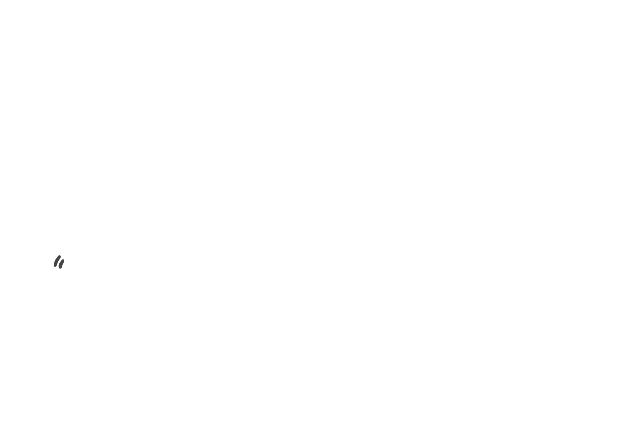
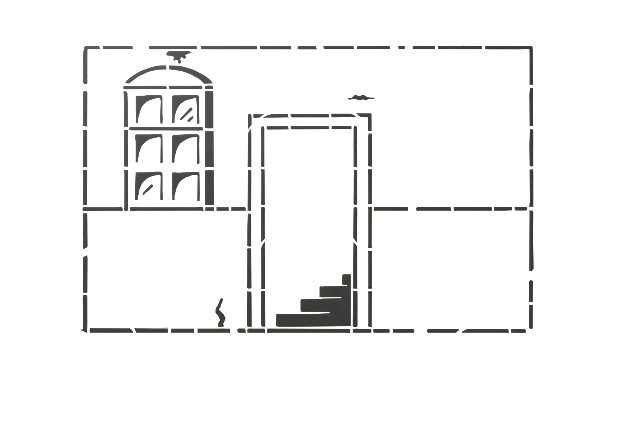
Layer changes from the first 620px x 444px image to the second:
hid "Noise3" over box(53, 255, 64, 269)
added layer "TitleScene" above "Save" over box(81, 45, 534, 333)
